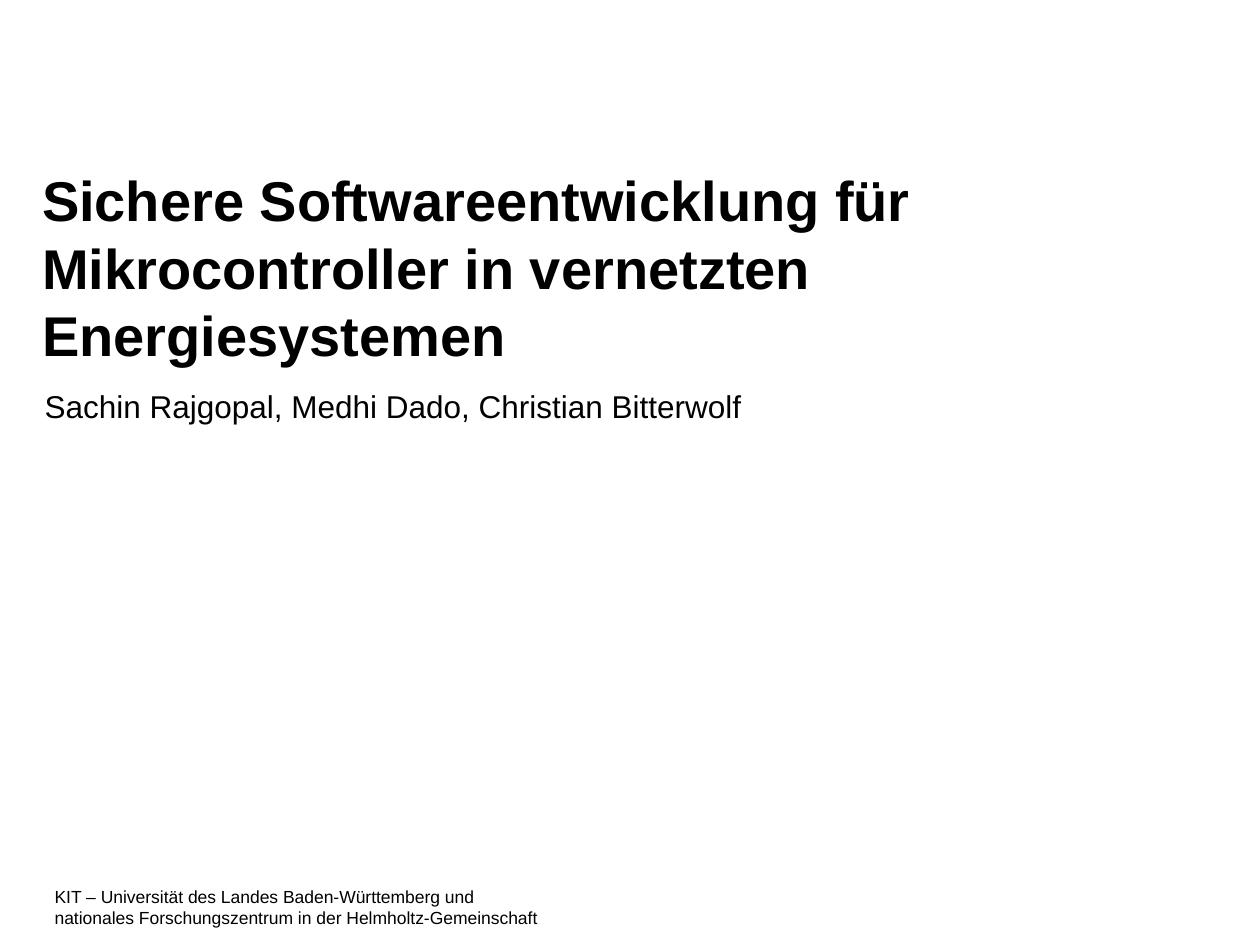
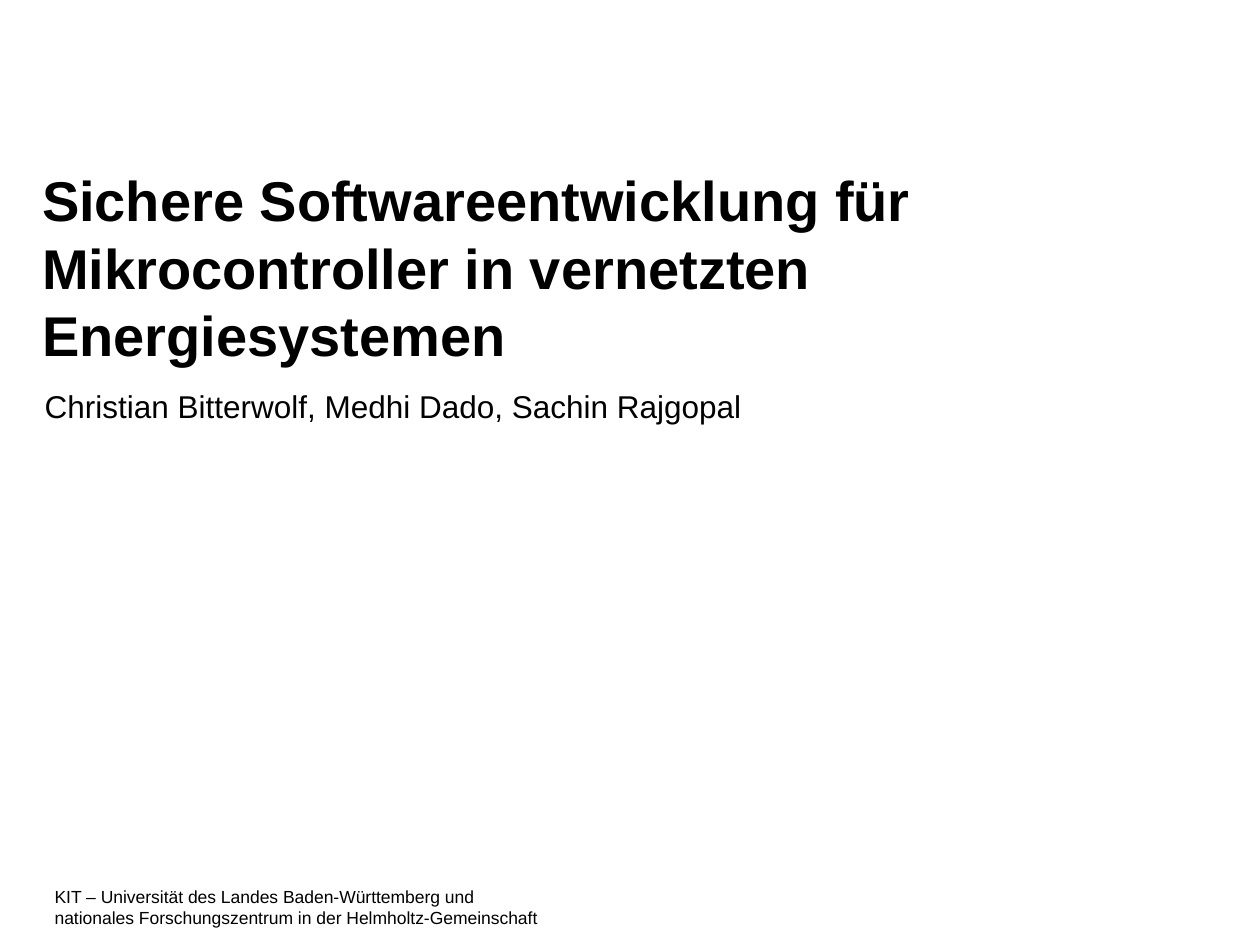
Before and after one commit to zyxsachin/embeddedRust, a slide deck: slide 1 of presentation.pptx. Drawn at 1260x945 pixels with LibreOffice and Linux fonts; fonts in the diff are those of the drawing; background and template pictures are left out. Boxes give left, top, right and bottom in pixels: in the first picture for what was removed or moved away, otherwise in the second. Text is boxed around its words. In the diff, an @@ line names an element or a change of style, - is before the commit and + after.

```diff
--- a/presentation.pptx
+++ b/presentation.pptx
@@ subtitle at bbox=[45, 395, 741, 424]: text changed @@
-Sachin Rajgopal, Medhi Dado, Christian Bitterwolf
+Christian Bitterwolf, Medhi Dado, Sachin Rajgopal
```
Also in this commit, not shown: 1 other slide changed, 7 slides added, 4 slides removed, 1 other file.
